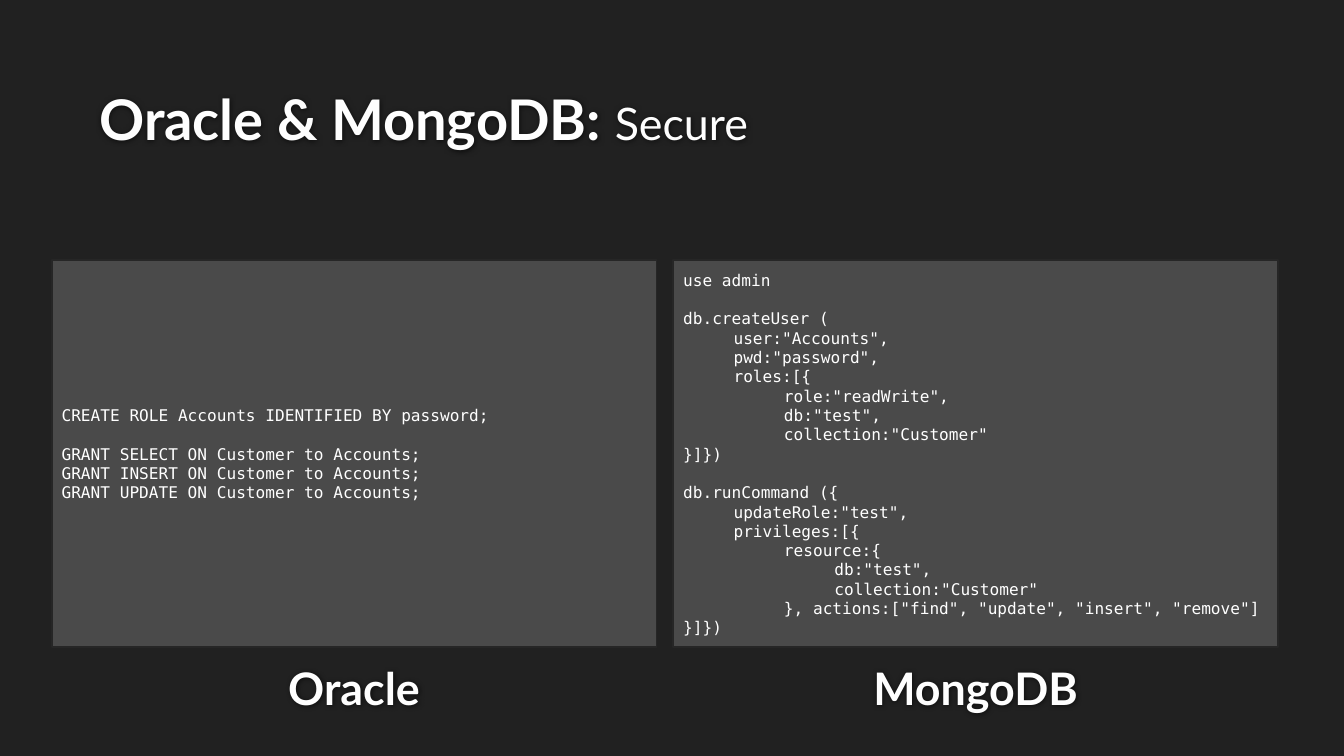
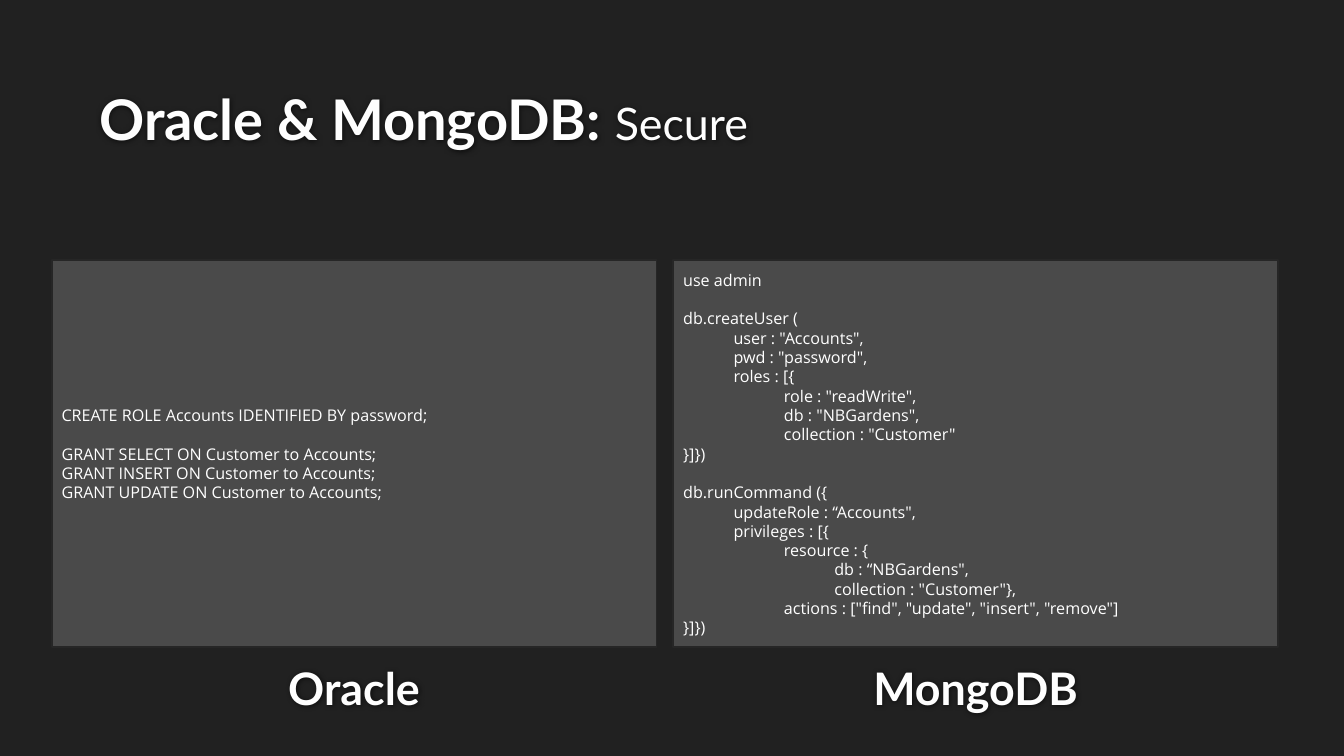
Before and after one commit to Rhiannax3/Sapphire, a slide deck: slide 12 of Databases.pptx. Drawn at 1344x756 pixels with LibreOffice and Linux fonts; fonts in the diff are those of the drawing; background and template pictures are left out. Boxes give left, top, right and bottom in pixels: in the first picture for what was removed or moved away, otherwise in the second. Text is boxed around its words. In the diff, an @@ line names an element or a change of style, - is before the commit and + after.

```diff
--- a/Databases.pptx
+++ b/Databases.pptx
@@ rectangle "CREATE ROLE Accounts IDENTIFIED BY ..." at <box>51,260,656,647</box>: font DejaVu Sans Mono to Open Sans @@
@@ text in rectangle at <box>683,273,812,498</box>: font DejaVu Sans Mono to Open Sans in "use admin", "db.createUser (", "}]})", "db.runCommand ({" and 1 more places @@
@@ text in rectangle at <box>734,332,955,440</box>: text changed; font DejaVu Sans Mono to Open Sans @@
-user:"Accounts",
-pwd:"password",
-roles:[{
-role:"readWrite",
-db:"test",
-collection:"Customer"
+user : "Accounts",
+pwd : "password",
+roles : [{
+role : "readWrite",
+db : "NBGardens",
+collection : "Customer"
@@ text in rectangle at <box>734,505,1118,618</box>: text changed; font DejaVu Sans Mono to Open Sans @@
-updateRole:"test",
-privileges:[{
-resource:{
-db:"test",
-collection:"Customer"
-}, actions:["find", "update", "insert", "remove"]
+updateRole : “Accounts",
+privileges : [{
+resource : {
+db : “NBGardens",
+collection : "Customer"},
+actions : ["find", "update", "insert", "remove"]
```
Also in this commit, not shown: 14 other slides changed.
